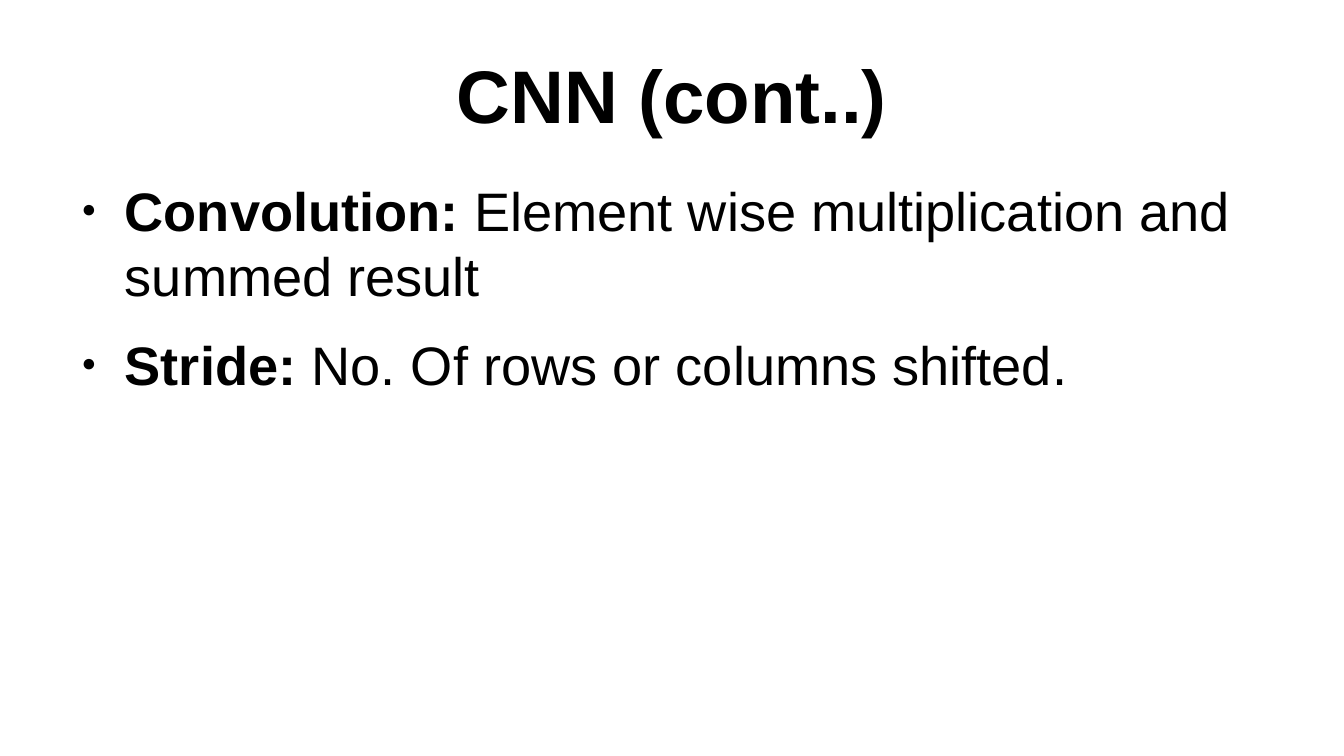
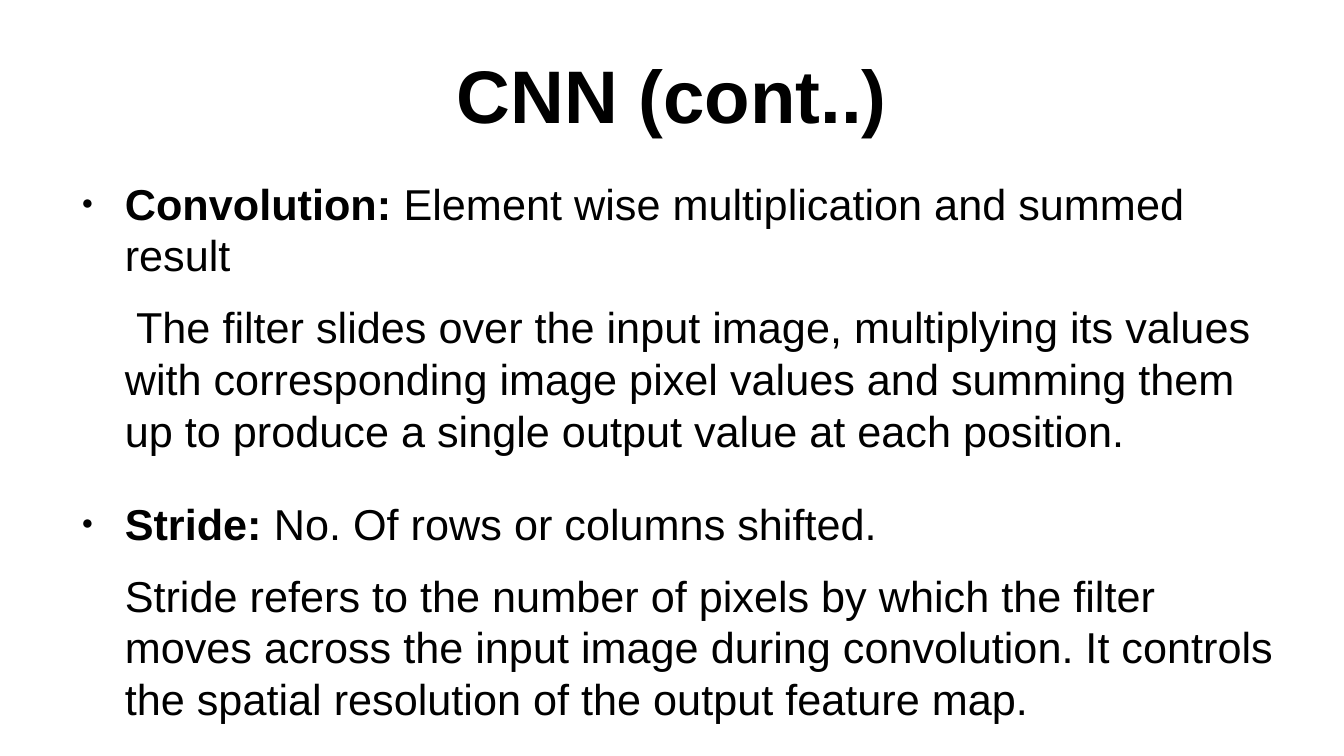
Before and after one commit to sreenivasulum/Presentations, a slide deck: slide 19 of CNN presentation.odp (slide 5 before the commit). Drawn at 1344x756 pixels with LibreOffice and Linux fonts; fonts in the diff are those of the drawing. Boxes give left, top, right and bottom in pixels: in the first picture for what was removed or moved away, otherwise in the second. Text is boxed around its words. In the diff, an @@ line names an element or a change of style, - is before the commit and + after.

```diff
--- a/CNN presentation.odp
+++ b/CNN presentation.odp
@@ text at (125, 188, 1184, 541): size 32 to 25.5 pt in "Convolution: Element wise multiplication and summed result", "Stride: No. Of rows or columns shifted." @@
@@ text at (125, 311, 1250, 455): paragraph added @@
+The filter slides over the input image, multiplying its values with corresponding image pixel values and summing them up to produce a single output value at each position.
@@ text at (125, 580, 1272, 724): paragraph added @@
+Stride refers to the number of pixels by which the filter moves across the input image during convolution. It controls the spatial resolution of the output feature map.
```
Also in this commit, not shown: 4 other slides changed, 18 slides added, 9 other files.
